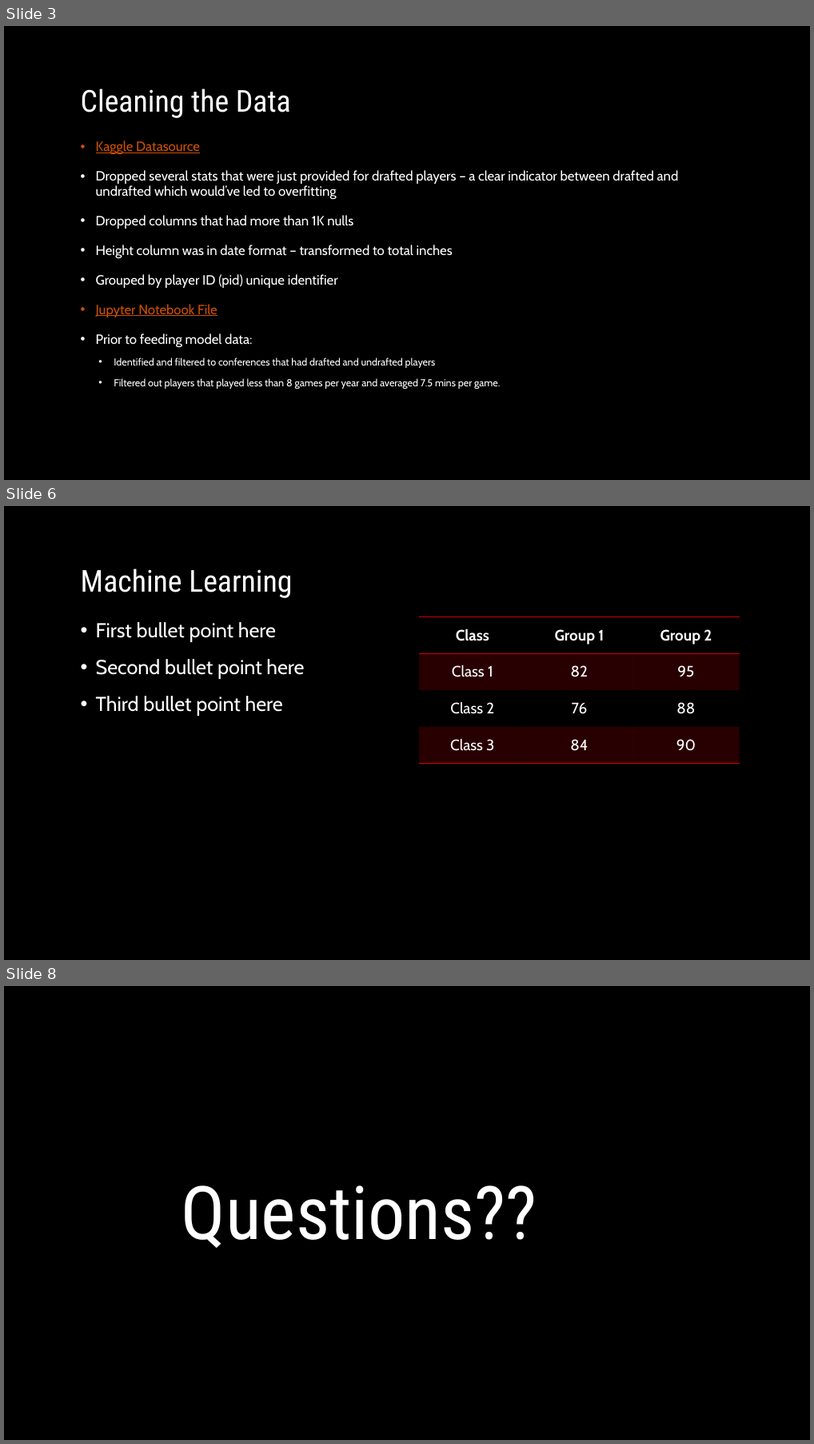
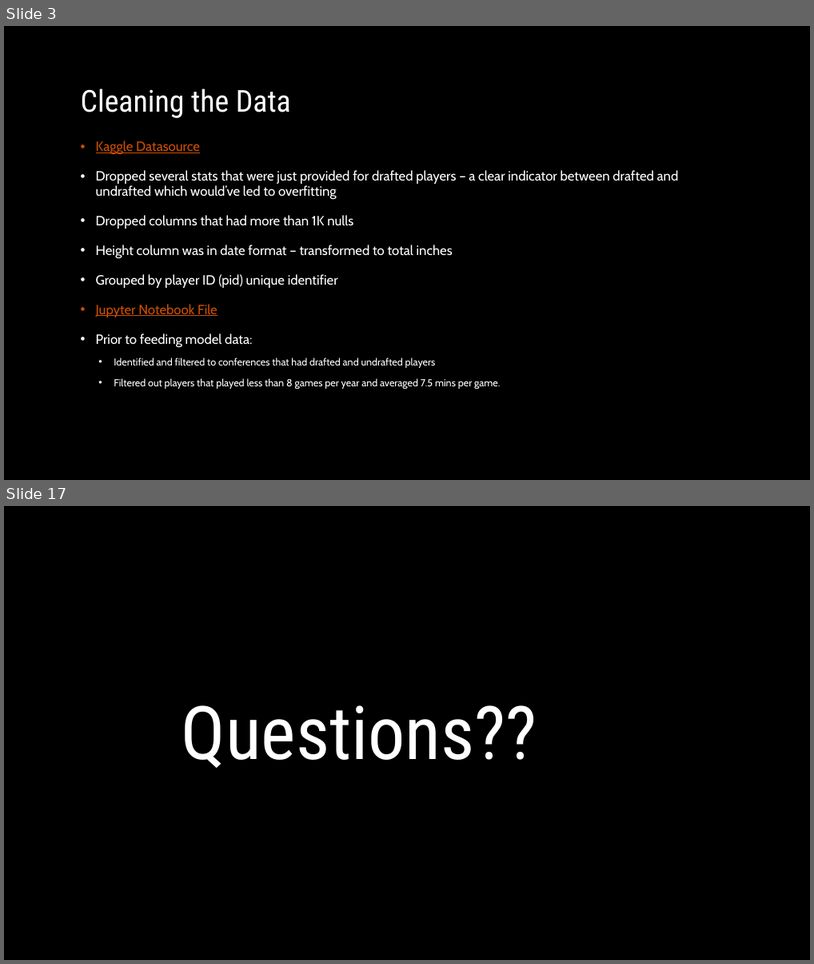
Before and after one commit to mleroseandrews/Making_the_NBA, a slide deck: Powerpoint.pptx. Shown one above the other, each under a label of ours: slides 3, 6 and 8 before the commit, slides 3 and 17 after it; the slides between them are not shown. The pictures are 814x1444 and 814x964 pixels, drawn with LibreOffice and Linux fonts; fonts in the diff are those of the drawing; background and template pictures are left out. Boxes give left, top, right and bottom in pixels: in the first picture for what was removed or moved away, otherwise in the second. Text is boxed around its words. In the diff, an @@ line names an element or a change of style, - is before the commit and + after.

```diff
--- a/Powerpoint.pptx
+++ b/Powerpoint.pptx
@@ slide 6 removed at [4, 506, 810, 960], background picture (left out) @@
@@ title removed at [81, 568, 292, 598] @@
-Machine Learning
@@ text removed at [96, 622, 304, 716] @@
-• First bullet point here
-• Second bullet point here
-• Third bullet point here
@@ table removed at [420, 616, 741, 763], 4 rows, 3 columns @@
-Class | Group 1 | Group 2
-Class 1 | 82 | 95
-Class 2 | 76 | 88
-Class 3 | 84 | 90
@@ what was slide 8 is now slide 17 @@
```
Also in this commit, not shown: 1 slide changed, 10 slides added.
